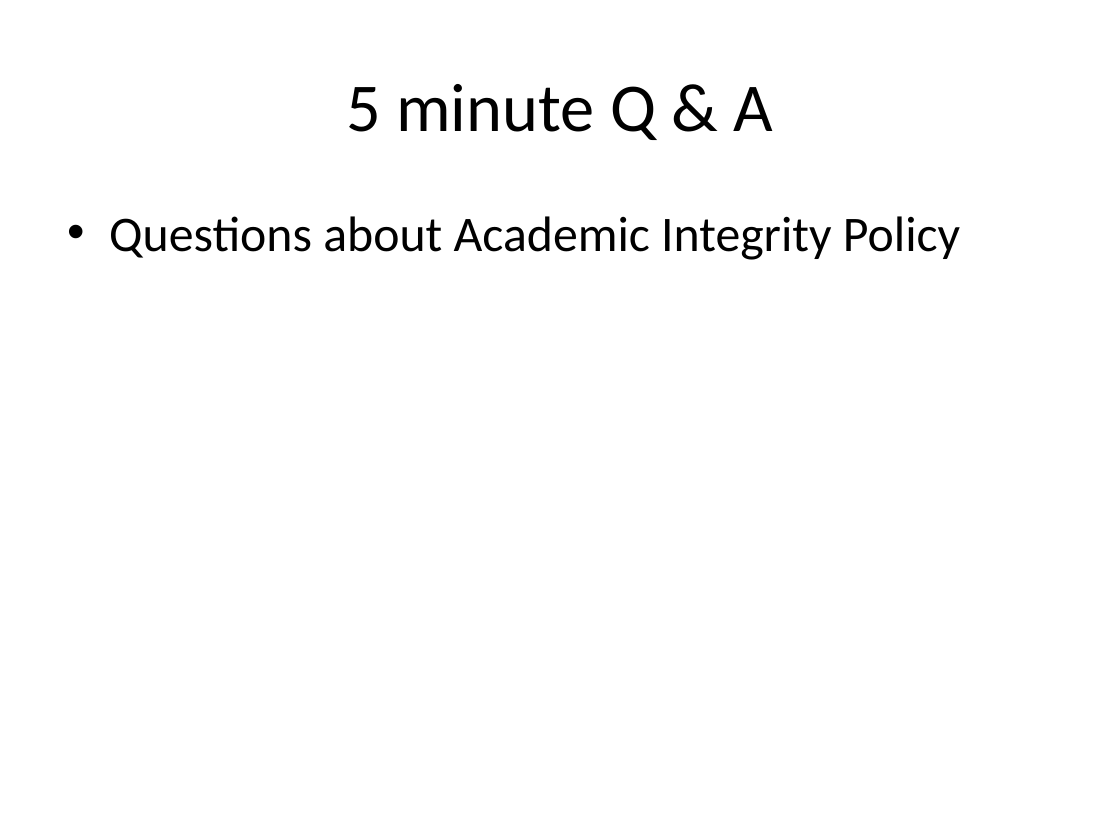
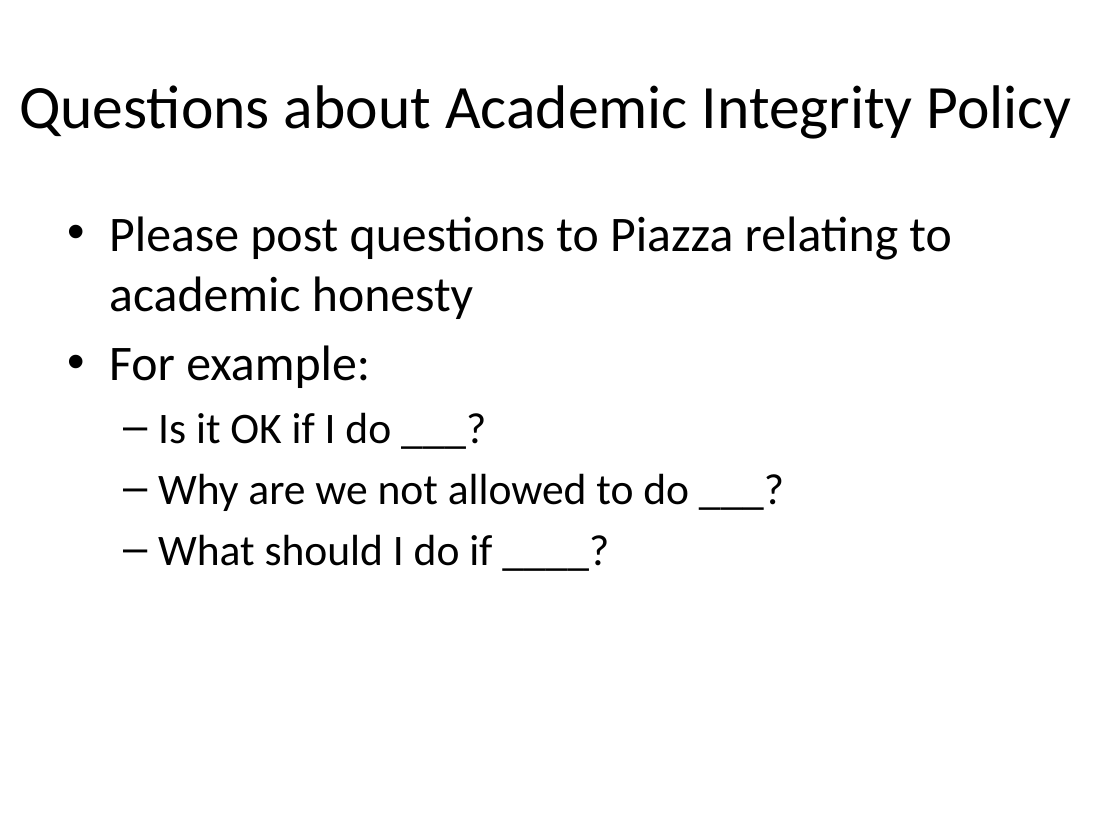
Before and after one commit to RHIT-CSSE/csse220, a slide deck: slide 12 of ClassMaterials/2DArraysAndMaps/Slides/2D Arrays and Maps.pptx (slide 8 before the commit). Drawn at 1120x840 pixels with LibreOffice and Linux fonts; fonts in the diff are those of the drawing. Boxes give left, top, right and bottom in pixels: in the first picture for what was removed or moved away, otherwise in the second. Text is boxed around its words. In the diff, an @@ line names an element or a change of style, - is before the commit and + after.

```diff
--- a/ClassMaterials/2DArraysAndMaps/Slides/2D Arrays and Maps.pptx
+++ b/ClassMaterials/2DArraysAndMaps/Slides/2D Arrays and Maps.pptx
@@ title at (19, 85, 1071, 139): text changed; size 44 to 39.6 pt @@
-5 minute Q & A
+Questions about Academic Integrity Policy
@@ text at (109, 216, 951, 566): text changed @@
-• Questions about Academic Integrity Policy
+• Please post questions to Piazza relating to academic honesty
+• For example:
+  – Is it OK if I do ___?
+  – Why are we not allowed to do ___?
+  – What should I do if ____?
```
Also in this commit, not shown: 5 other slides changed, 10 slides added, 1 slide removed.
